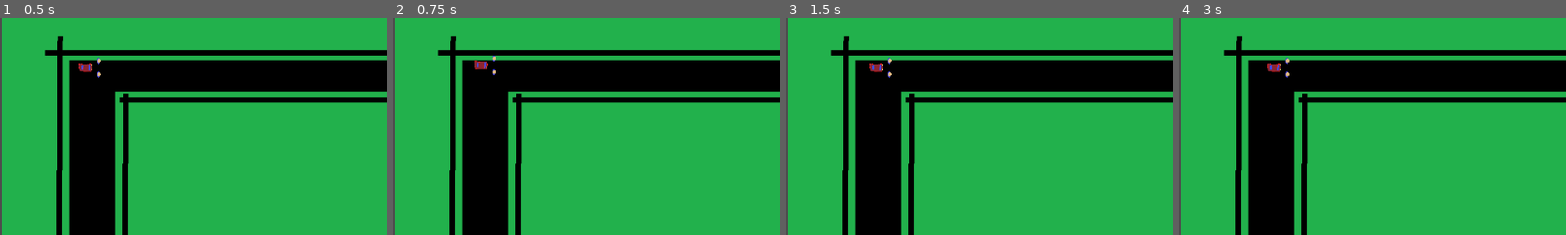
Above: before the commit, frames 1-4 (left to right).
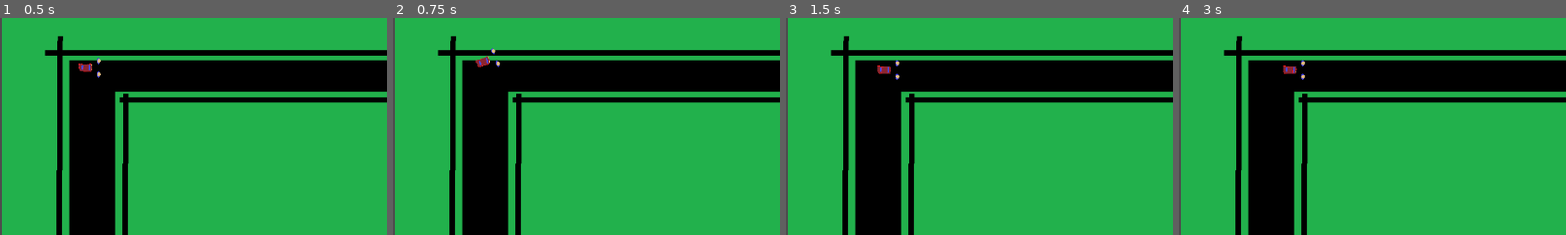
Above: after the commit, the same moments.

Repository: pazhersh/CarPull
Game: Godot game, scene res://scenes/main.tscn
The game is run twice, just before and just after one commit, with the same random seed, the same clock (stepped at 60 frames per second) and the same inputs.
Inputs:
- Up to frame 1 (0.5 s): no input
- Up to frame 2 (0.75 s): tap Enter at 0.5 s; hold D (right) from 0.53 s (still down); tap Q (Row 1 Person 1) at 0.6 s
- Up to frame 3 (1.5 s): tap Space at 1.25 s; release D (right) at 1.28 s; hold S (down) from 1.28 s (still down); tap A (Row 2 Person 1) at 1.35 s
- Up to frame 4 (3 s): tap Enter at 2 s; release S (down) at 2.03 s; hold D (right) 2.03-2.78 s; tap Q (Row 1 Person 1) at 2.1 s; tap Space at 2.75 s; hold W (up) from 2.78 s (still down); tap A (Row 2 Person 1) at 2.85 s
The pictures show only the part of the screen within x 0-50%, y 0-50%; the shares and areas given below are measured in that part.

Frame 1 is identical in both runs. In frame 2, 0.3% of the frame differs, in the area x 21-28%, y 13-27%; in frame 3, 0.3%; in frame 4, 0.4%, in the area x 22-33%, y 18-29%.

Commit message:
Added rotation to car

Diff:
--- a/scripts/car.gd
+++ b/scripts/car.gd
@@ -1,7 +1,7 @@
 extends CharacterBody2D
 var Person = load('res://scripts/person.gd')
 
-const PULL_POWER = 300.0
+const PULL_POWER = 1000.0
 const MAX_ROW = 2
 const MAX_COLUMN = 1
 
@@ -13,6 +13,7 @@
 	# Get the input direction and handle the movement/deceleration.
 	# As good practice, you should replace UI actions with custom gameplay actions.
 	var poeple_movement = people.reduce(func(acc, current): return acc + current.process(), Vector2())
-	velocity = poeple_movement * PULL_POWER
+	rotation += poeple_movement.y / 2
+	velocity = poeple_movement.rotated(rotation) * PULL_POWER
 
 	move_and_slide()
